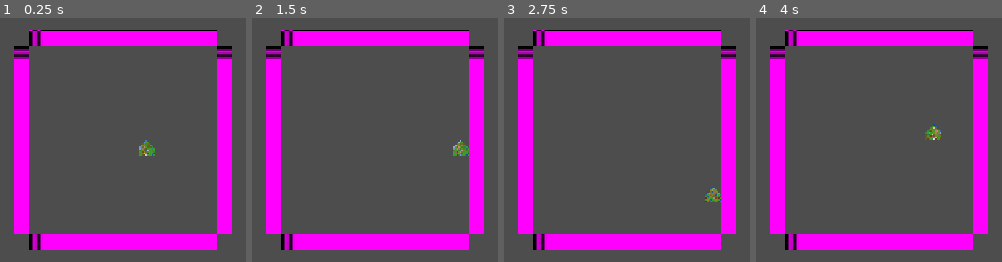
Above: before the commit, frames 1-4 (left to right).
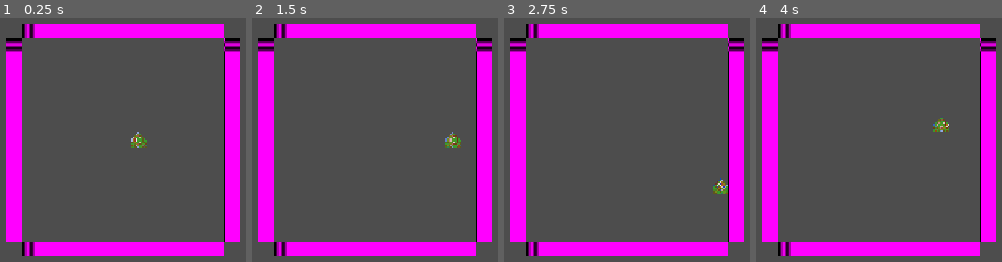
Above: after the commit, the same moments.

Repository: Irresponsible-watermelon/Snakes
Game: Godot game, scene res://Scenes/PlayerSnake.tscn
Same seed, same stepped clock (60 frames per second), same inputs: the game is played once before the commit and once after it.
Inputs:
- Up to frame 1 (0.25 s): no input
- Up to frame 2 (1.5 s): hold D (Right) 0.53-1.28 s; hold S (Down) from 1.28 s (still down)
- Up to frame 3 (2.75 s): release S (Down) at 2.03 s; hold D (Right) from 2.03 s (still down)
- Up to frame 4 (4 s): tap Enter at 2.75 s; release D (Right) at 2.78 s; hold W (Up) 2.78-3.53 s; hold A (Left) from 3.53 s (still down)

The runs differ from the first frame. In frame 1, 21% of the frame differs, in the area x 2-98%, y 2-98%; in frame 2, 21%; in frame 3, 21%; in frame 4, 21%.

Commit message:
Redid how coordinates/positions are calculated

Diff:
--- a/Godot/Scenes/PlayerSnake.tscn
+++ b/Godot/Scenes/PlayerSnake.tscn
@@ -23,27 +23,21 @@
 script = ExtResource("2_h7c1l")
 
 [node name="BottomWall" type="Sprite2D" parent="Walls" unique_id=1634994407 groups=["Walls"]]
-position = Vector2(-300, 300)
-scale = Vector2(12, 1)
+position = Vector2(0, 350)
+scale = Vector2(13, 1)
 texture = SubResource("PlaceholderTexture2D_se6al")
-centered = false
 
 [node name="TopWall" type="Sprite2D" parent="Walls" unique_id=1553293858 groups=["Walls"]]
-position = Vector2(-300, -300)
-scale = Vector2(12, 1)
+position = Vector2(0, -350)
+scale = Vector2(13, 1)
 texture = SubResource("PlaceholderTexture2D_se6al")
-centered = false
-offset = Vector2(0, -50)
 
 [node name="RightWall" type="Sprite2D" parent="Walls" unique_id=217016212 groups=["Walls"]]
-position = Vector2(300, -300)
-scale = Vector2(1, 12)
+position = Vector2(350, 0)
+scale = Vector2(1, 13)
 texture = SubResource("PlaceholderTexture2D_se6al")
-centered = false
 
 [node name="LeftWall" type="Sprite2D" parent="Walls" unique_id=355280407 groups=["Walls"]]
-position = Vector2(-300, -300)
-scale = Vector2(1, 12)
+position = Vector2(-350, 0)
+scale = Vector2(1, 13)
 texture = SubResource("PlaceholderTexture2D_se6al")
-centered = false
-offset = Vector2(-50, 0)
--- a/Godot/Scripts/snake.gd
+++ b/Godot/Scripts/snake.gd
@@ -27,7 +27,7 @@
 # Called when the node enters the scene tree for the first time.
 func _ready():
 	var head = Sprite2D.new()
-	head.centered = false
+	head.centered = true
 	head.scale = Vector2(1,1)
 	head.position = Vector2(50,50)
 	head.texture = head_texture
@@ -57,6 +57,7 @@
 	var wall_collision = check_wall_collision(new_head_position)
 	if wall_collision == null:
 		move_to_position(new_head_position)
+	print_debug(wall_collision)
 
 
 func move_to_position(new_position):
@@ -64,9 +65,9 @@
 	body_parts[0].position = new_position
 
 func check_wall_collision(new_head_position: Vector2):
-	if (new_head_position.x == walls_dict["left"].position.x + body_segment_size) and move_direction == Vector2.LEFT:
+	if (new_head_position.x == walls_dict["left"].position.x) and move_direction == Vector2.LEFT:
 		return CollisionDirection.LEFT
-	elif (new_head_position.y == walls_dict["top"].position.y + body_segment_size) and move_direction == Vector2.UP:
+	elif (new_head_position.y == walls_dict["top"].position.y) and move_direction == Vector2.UP:
 		return CollisionDirection.TOP
 	elif new_head_position.y == walls_dict["bottom"].position.y and move_direction == Vector2.DOWN:
 		return CollisionDirection.BOTTOM
--- a/Godot/Scripts/walls.gd
+++ b/Godot/Scripts/walls.gd
@@ -21,7 +21,7 @@
 
 	print(walls_dict.keys())
 
-	top_left_corner = Vector2((walls_dict["left"].position.x) + 50, (walls_dict["top"].position.y) + 50)
+	top_left_corner = Vector2((walls_dict["left"].position.x - 50), (walls_dict["top"].position.y) - 50)
 	bottom_right_corner = Vector2((walls_dict["right"].position.x), (walls_dict["bottom"].position.y))
 # Called every frame. 'delta' is the elapsed time since the previous frame.
 @warning_ignore("unused_parameter")
